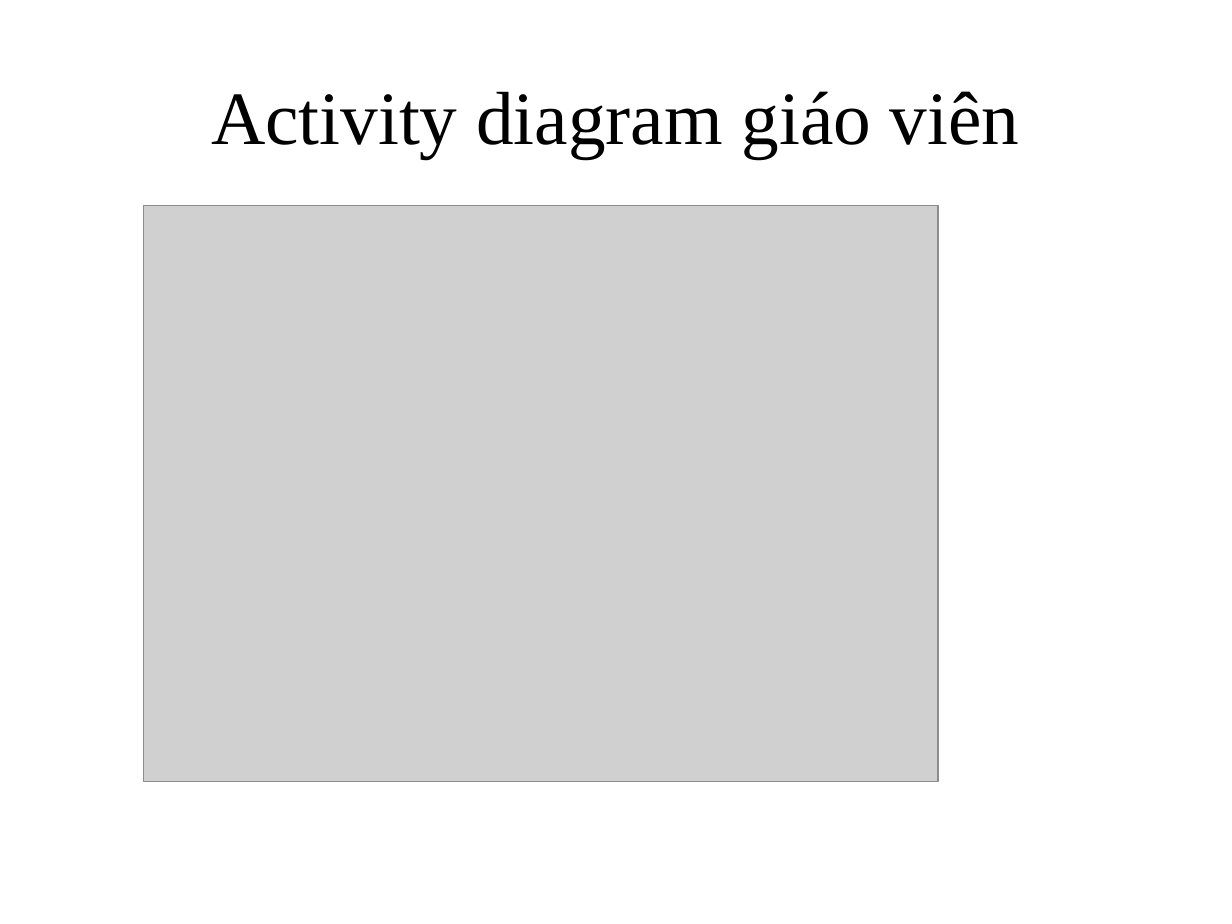
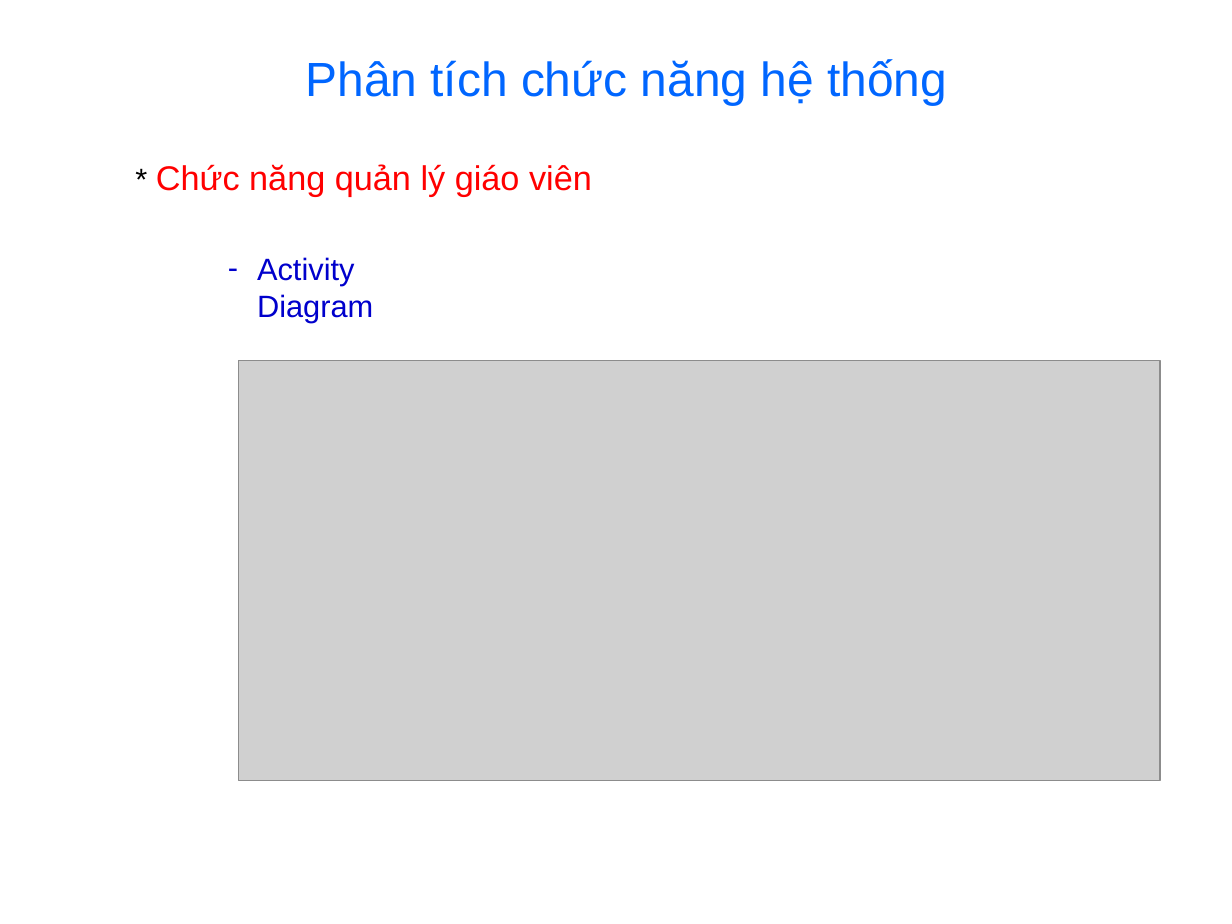
Before and after one commit to btnguyen2k/hsms, a slide deck: slide 7 of HSMS/Resources/baocaophanbien.ppt (slide 14 before the commit). Drawn at 1232x924 pixels with LibreOffice and Linux fonts; fonts in the diff are those of the drawing; grey boxes stand for pictures; background and template pictures are left out. Boxes give left, top, right and bottom in pixels: in the first picture for what was removed or moved away, otherwise in the second. Text is boxed around its words. In the diff, an @@ line names an element or a change of style, - is before the commit and + after.

```diff
--- a/HSMS/Resources/baocaophanbien.ppt
+++ b/HSMS/Resources/baocaophanbien.ppt
@@ title added at [306, 59, 947, 105], 28 pt, text #0066FF @@
+Phân tích chức năng hệ thống
@@ title removed at [211, 91, 1020, 158] @@
-Activity diagram giáo viên
@@ text added at [156, 164, 592, 196], 20 pt, text #FF0000 @@
+* Chức năng quản lý giáo viên
@@ text added at [257, 257, 373, 322], 18 pt, text #0000CC @@
+– Activity Diagram
@@ picture: place and size @@
-picture at [144, 206, 939, 782]
+picture at [239, 361, 1161, 780]
```
Also in this commit, not shown: 7 other slides changed, 12 slides added, 12 slides removed, 2 other files.
